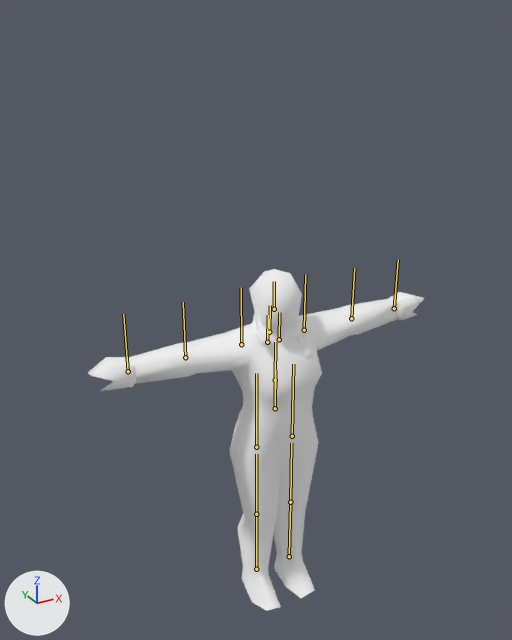
Before and after pictures for a commit that changed the glTF model docs/poses/lco_0.glb.
Before and after are seen from a 50 mm camera at (-1.5, -2.54, 1.75) aimed at (-0.04, 0.12, 0.43). Lighting does not change. The marker at lower left points along +X, +Y and +Z. The picture after the commit comes second. The bones that change, and the others that lie on the model, are drawn over the model as lines.

Objects in the first picture: 'Group[0]', 'Group[100]'.
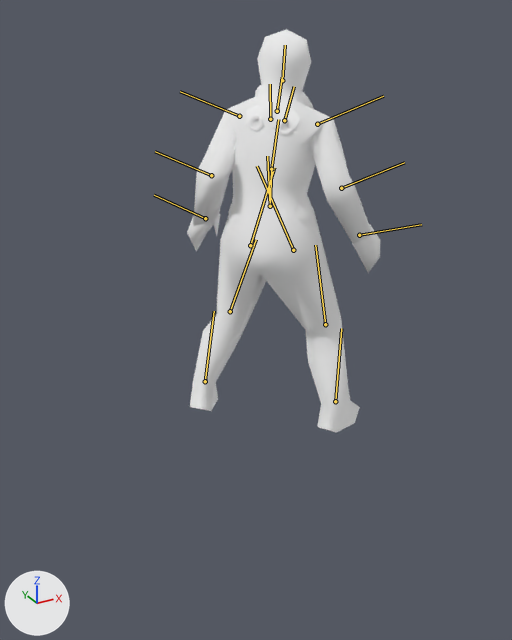
The newer file adds an action. The first version stands in its rest pose; the second is drawn at frame 1 of the action 'Motion[42]'.

Changed parts and their boxes [x1, y1, x2, y2] in the pictures (512 x 640 px):
'Group[100]', posed (42% narrower, 18% taller)
    before: [88, 269, 424, 611]
    after: [187, 29, 380, 433]
'Group[0]', posed
    before: [238, 317, 314, 439]
    after: [206, 81, 345, 221]
bone '0:0', root to tip
    before: (275, 408) to (275, 369)
    after: (270, 206) to (267, 156)
bone '1:17', root to tip
    before: (256, 447) to (256, 373)
    after: (293, 250) to (257, 166)
bone '2:18', root to tip
    before: (256, 514) to (256, 454)
    after: (325, 324) to (315, 245)
bone '3:19', root to tip
    before: (256, 569) to (256, 514)
    after: (335, 401) to (341, 328)
bone '4:14', root to tip
    before: (292, 436) to (293, 364)
    after: (250, 245) to (274, 167)
bone '5:15', root to tip
    before: (290, 502) to (291, 443)
    after: (230, 311) to (256, 239)
bone '6:16', root to tip
    before: (289, 556) to (290, 502)
    after: (205, 381) to (214, 311)
bone '7:1', root to tip
    before: (275, 408) to (275, 380)
    after: (270, 206) to (271, 169)
bone '8:2', root to tip
    before: (275, 380) to (275, 342)
    after: (271, 169) to (278, 119)
bone '9:3', root to tip
    before: (269, 332) to (270, 305)
    after: (277, 111) to (282, 77)
bone '10:4', root to tip
    before: (274, 309) to (274, 281)
    after: (282, 80) to (285, 45)
bone '11:9', root to tip
    before: (267, 342) to (268, 315)
    after: (284, 120) to (294, 86)
bone '12:10', root to tip
    before: (241, 344) to (241, 287)
    after: (317, 124) to (383, 96)
bone '13:11', root to tip
    before: (185, 357) to (183, 302)
    after: (341, 188) to (404, 162)
bone '14:12', root to tip
    before: (128, 371) to (123, 314)
    after: (359, 235) to (421, 224)
bone '15:5', root to tip
    before: (279, 339) to (279, 312)
    after: (270, 119) to (270, 84)
bone '16:6', root to tip
    before: (304, 330) to (305, 274)
    after: (239, 116) to (180, 91)
bone '17:7', root to tip
    before: (351, 318) to (354, 268)
    after: (211, 175) to (155, 151)
bone '18:8', root to tip
    before: (394, 308) to (398, 259)
    after: (205, 218) to (154, 195)

The edits, one by one:
Bone '0:0' (bone_0_0) moves from (0.0, 0.0, 0.0) to (-0.038, 0.993, 0.0).
Bone '0:0' (bone_0_0) turns from (0, 0, 0) to (-2, 128, 3) degrees about its own x, y and z.
Bone '1:17' (bone_1_17) turns from (0, 0, 0) to (-11, -8, -15) degrees about its own x, y and z.
Bone '2:18' (bone_2_18) turns from (0, 0, 0) to (28, 0, 0) degrees about its own x, y and z.
Bone '3:19' (bone_3_19) turns from (0, 0, 0) to (-6, 5, 16) degrees about its own x, y and z.
Bone '4:14' (bone_4_14) turns from (0, 0, 0) to (-8, 11, 21) degrees about its own x, y and z.
Bone '5:15' (bone_5_15) turns from (0, 0, 0) to (34, 0, 0) degrees about its own x, y and z.
Bone '6:16' (bone_6_16) turns from (0, 0, 0) to (-12, 0, -11) degrees about its own x, y and z.
Bone '7:1' (bone_7_1) turns from (0, 0, 0) to (10, 4, 2) degrees about its own x, y and z.
Bone '8:2' (bone_8_2) turns from (0, 0, 0) to (7, 4, 5) degrees about its own x, y and z.
Bone '9:3' (bone_9_3) turns from (0, 0, 0) to (5, 5, -1) degrees about its own x, y and z.
Bone '10:4' (bone_10_4) turns from (0, 0, 0) to (-11, 8, -5) degrees about its own x, y and z.
Bone '11:9' (bone_11_9) turns from (0, 0, 0) to (1, -2, 7) degrees about its own x, y and z.
Bone '12:10' (bone_12_10) turns from (0, 0, 0) to (7, -5, 52) degrees about its own x, y and z.
Bone '13:11' (bone_13_11) turns from (0, 0, 0) to (0, 47, 0) degrees about its own x, y and z.
Bone '14:12' (bone_14_12) turns from (0, 0, 0) to (-19, -4, 0) degrees about its own x, y and z.
Bone '15:5' (bone_15_5) turns from (0, 0, 0) to (2, -7, -11) degrees about its own x, y and z.
Bone '16:6' (bone_16_6) turns from (0, 0, 0) to (-10, 19, -69) degrees about its own x, y and z.
Bone '17:7' (bone_17_7) turns from (0, 0, 0) to (0, -60, 0) degrees about its own x, y and z.
Bone '18:8' (bone_18_8) turns from (0, 0, 0) to (2, -1, -1) degrees about its own x, y and z.
